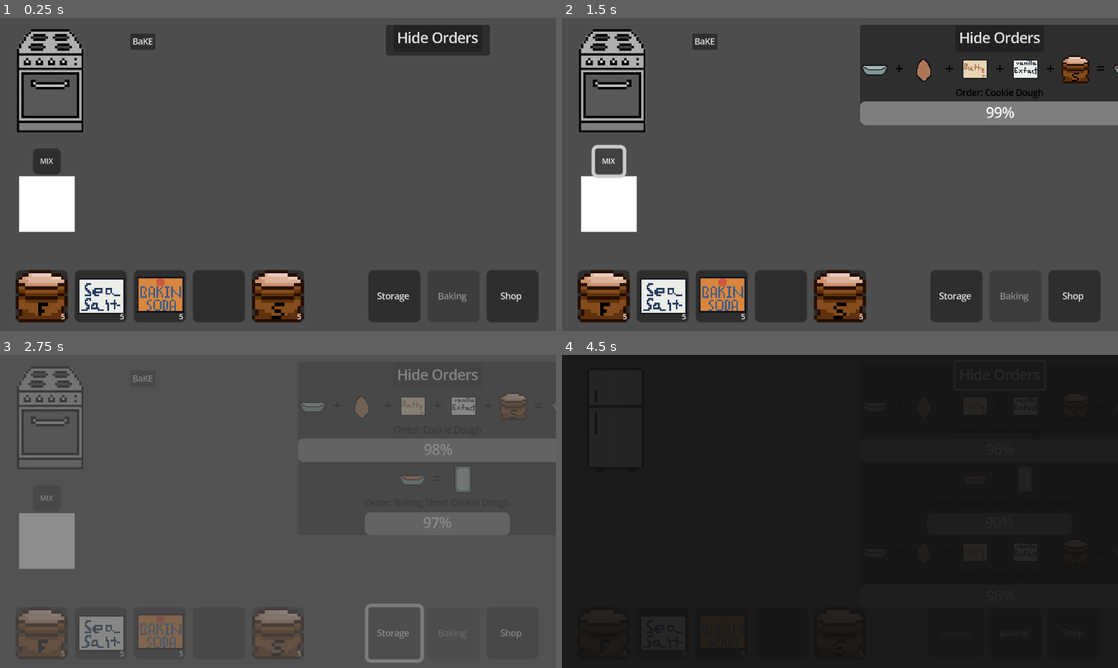
Above: before the commit, frames 1-4 (two rows, left to right).
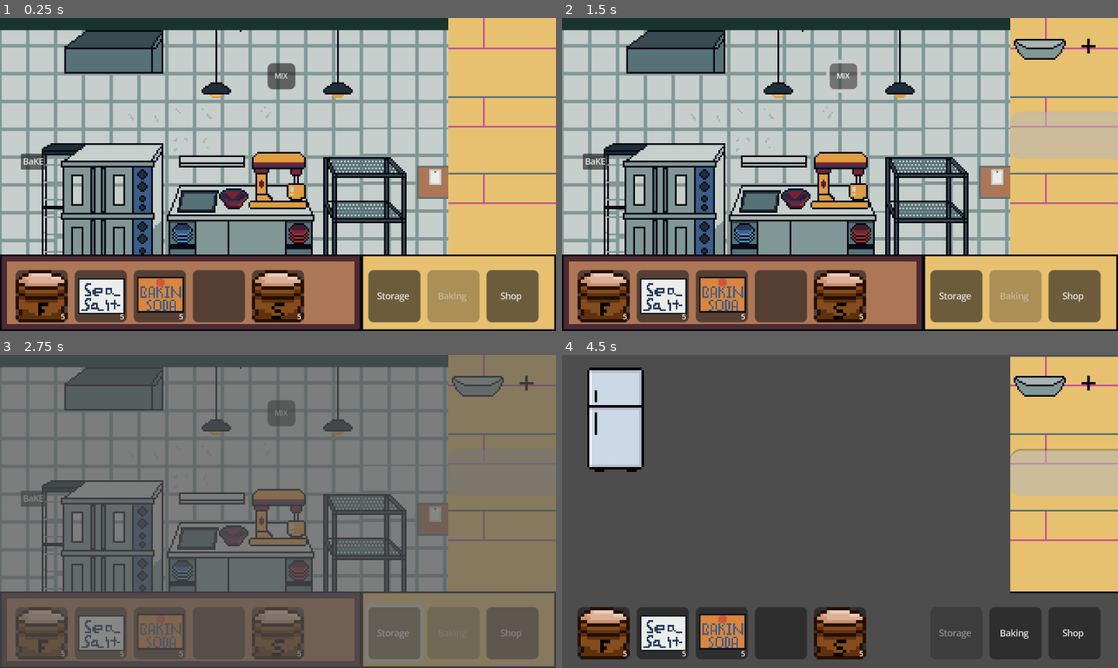
Above: after the commit, the same moments.

Repository: amusci/sweet-treat
Game: Godot game, scene res://Scenes/Areas/bakery_playground.tscn
Same seed, same stepped clock (60 frames per second), same inputs: the game is played once before the commit and once after it.
Inputs (mouse positions are in pixels of both pictures, inside the frame that each line leads up to):
- Up to frame 1 (0.25 s): no input
- Up to frame 2 (1.5 s): click "BaKE" at 0.5 s; click "MIX" at 1.25 s
- Up to frame 3 (2.75 s): click "Storage" at 2 s
- Up to frame 4 (4.5 s): click (1001, 376) at 2.75 s, where only the run before the commit has a clickable "Hide Orders"; click "Baking" at 3.5 s; click (1001, 376) at 4.25 s, where only the run before the commit has a clickable "Show Orders"

The runs differ from the first frame. In frame 1, 93% of the frame differs, in the area x 0-100%, y 0-100%; in frame 2, 93%; in frame 3, 66%; in frame 4, 92%.

Commit message:
WE ARE REDOING ALL OF THIS
Do not look

Diff:
--- a/Scenes/Areas/bakery_playground.tscn
+++ b/Scenes/Areas/bakery_playground.tscn
@@ -1,5 +1,6 @@
-[gd_scene load_steps=6 format=3 uid="uid://jrswjeeueyee"]
+[gd_scene load_steps=7 format=3 uid="uid://jrswjeeueyee"]
 
+[ext_resource type="Texture2D" uid="uid://b2x3xxvvj082m" path="res://Assets/Scenes/Baking_Scene_Background.png" id="1_iw7e6"]
 [ext_resource type="PackedScene" uid="uid://q1v1svbbga3m" path="res://Scenes/NonUpgradables/tablehotbar/hotbar.tscn" id="2_sqe8n"]
 [ext_resource type="PackedScene" uid="uid://b85a3mf75arf7" path="res://Scenes/Machines/mixing_station.tscn" id="3_ff7m2"]
 [ext_resource type="PackedScene" uid="uid://cgltvgu28fltw" path="res://Scenes/Machines/oven.tscn" id="3_gyj70"]
@@ -8,8 +9,25 @@
 
 [node name="BakeryPlayground" type="Node2D"]
 
+[node name="TextureRect" type="TextureRect" parent="."]
+z_index = -2
+offset_right = 320.0
+offset_bottom = 180.0
+size_flags_horizontal = 0
+size_flags_vertical = 0
+texture = ExtResource("1_iw7e6")
+
 [node name="Oven" parent="." instance=ExtResource("3_gyj70")]
-position = Vector2(28, 36)
+position = Vector2(56, 105)
+
+[node name="MixingStation" parent="." instance=ExtResource("3_ff7m2")]
+position = Vector2(162, 94)
+
+[node name="SceneButtons" parent="." instance=ExtResource("4_gf4qy")]
+offset_left = 212.0
+offset_top = 145.0
+offset_right = 310.0
+offset_bottom = 175.0
 
 [node name="Hotbar" parent="." instance=ExtResource("2_sqe8n")]
 anchors_preset = 0
@@ -22,18 +40,8 @@
 grow_horizontal = 1
 size_flags_vertical = 4
 
-[node name="MixingStation" parent="." instance=ExtResource("3_ff7m2")]
-position = Vector2(27, 107)
-
-[node name="SceneButtons" parent="." instance=ExtResource("4_gf4qy")]
-offset_left = 212.0
-offset_top = 145.0
-offset_right = 310.0
-offset_bottom = 175.0
-
 [node name="OrderContainer" parent="." instance=ExtResource("5_0sb6y")]
-offset_left = 218.0
-offset_top = 4.0
-offset_right = 354.0
-offset_bottom = 106.0
-scale = Vector2(0.5, 0.5)
+offset_left = 258.0
+offset_top = 1.0
+offset_right = 258.0
+offset_bottom = 1.0
--- a/Scenes/Areas/storage_playground.tscn
+++ b/Scenes/Areas/storage_playground.tscn
@@ -28,8 +28,7 @@
 position = Vector2(280, 50)
 
 [node name="OrderContainer" parent="." instance=ExtResource("5_fsijw")]
-offset_left = 218.0
-offset_top = 4.0
-offset_right = 354.0
-offset_bottom = 106.0
-scale = Vector2(0.5, 0.5)
+offset_left = 258.0
+offset_top = 1.0
+offset_right = 258.0
+offset_bottom = 1.0
--- a/Scenes/Machines/mixing_station.tscn
+++ b/Scenes/Machines/mixing_station.tscn
@@ -1,6 +1,5 @@
-[gd_scene load_steps=5 format=3 uid="uid://b85a3mf75arf7"]
+[gd_scene load_steps=4 format=3 uid="uid://b85a3mf75arf7"]
 
-[ext_resource type="Texture2D" uid="uid://cbp7qyiqpeatv" path="res://Assets/TempAssets/32x32.png" id="1_i1gg8"]
 [ext_resource type="Script" uid="uid://cr4tktpkntgep" path="res://Scripts/MachineClasses/MixingStation.gd" id="2_yfpn2"]
 [ext_resource type="PackedScene" uid="uid://dijx62bclshmv" path="res://Scenes/Machines/output_slot.tscn" id="3_eop8k"]
 
@@ -10,23 +9,20 @@
 [node name="MixingArea" type="Area2D"]
 script = ExtResource("2_yfpn2")
 
-[node name="Sprite2D" type="Sprite2D" parent="."]
-texture = ExtResource("1_i1gg8")
-
 [node name="CollisionShape2D" type="CollisionShape2D" parent="."]
 shape = SubResource("RectangleShape2D_m4321")
 
 [node name="OutputSlot" parent="." instance=ExtResource("3_eop8k")]
-offset_left = 33.0
-offset_top = -16.0
-offset_right = 63.0
-offset_bottom = 14.0
+offset_left = -16.0
+offset_top = -46.0
+offset_right = 14.0
+offset_bottom = -16.0
 
 [node name="Button" type="Button" parent="."]
 offset_left = -8.0
-offset_top = -32.0
+offset_top = -68.0
 offset_right = 8.0
-offset_bottom = -17.0
+offset_bottom = -53.0
 theme_override_font_sizes/font_size = 4
 text = "MIX"
 
--- a/Scenes/Machines/oven.tscn
+++ b/Scenes/Machines/oven.tscn
@@ -1,33 +1,28 @@
-[gd_scene load_steps=5 format=3 uid="uid://cgltvgu28fltw"]
+[gd_scene load_steps=4 format=3 uid="uid://cgltvgu28fltw"]
 
 [ext_resource type="Script" uid="uid://cockt13kkpoqn" path="res://Scripts/MachineClasses/Oven.gd" id="1_wbqh4"]
-[ext_resource type="Texture2D" uid="uid://cjnorlh67a2tn" path="res://Assets/TempAssets/ovenTemp.png" id="1_x1j6l"]
 [ext_resource type="PackedScene" uid="uid://dijx62bclshmv" path="res://Scenes/Machines/output_slot.tscn" id="3_pokic"]
 
 [sub_resource type="RectangleShape2D" id="RectangleShape2D_5vh13"]
-size = Vector2(42, 62)
+size = Vector2(58, 62)
 
 [node name="Oven" type="Area2D"]
 script = ExtResource("1_wbqh4")
 
-[node name="Sprite2D" type="Sprite2D" parent="."]
-scale = Vector2(0.3, 0.3)
-texture = ExtResource("1_x1j6l")
-
 [node name="CollisionShape2D" type="CollisionShape2D" parent="."]
-position = Vector2(1, -1)
+position = Vector2(9, -1)
 shape = SubResource("RectangleShape2D_5vh13")
 
 [node name="OutputSlot" parent="." instance=ExtResource("3_pokic")]
-offset_left = 39.0
-offset_top = -13.0
-offset_right = 69.0
-offset_bottom = 17.0
+offset_left = -52.0
+offset_top = -15.0
+offset_right = -22.0
+offset_bottom = 15.0
 
 [node name="Button" type="Button" parent="."]
-offset_left = 47.0
+offset_left = -44.0
 offset_top = -27.0
-offset_right = 95.0
+offset_right = 4.0
 offset_bottom = 4.0
 scale = Vector2(0.3, 0.3)
 text = "BaKE"
--- a/Scenes/Orders/OrderContainer.tscn
+++ b/Scenes/Orders/OrderContainer.tscn
@@ -1,42 +1,27 @@
-[gd_scene load_steps=3 format=3 uid="uid://bqekke6vc13d1"]
+[gd_scene load_steps=4 format=3 uid="uid://bqekke6vc13d1"]
 
-[ext_resource type="PackedScene" uid="uid://c0xh2jlxgkwvv" path="res://Scenes/Orders/Order.tscn" id="1_bvury"]
+[ext_resource type="Texture2D" uid="uid://b1d5mv0ylx62x" path="res://Assets/TempAssets/ordercontainertest.png" id="1_bvury"]
 [ext_resource type="Script" uid="uid://dvuv40ewirygo" path="res://Scenes/Orders/order_container.gd" id="2_tuw3p"]
+[ext_resource type="PackedScene" uid="uid://c0xh2jlxgkwvv" path="res://Scenes/Orders/Order.tscn" id="3_tuw3p"]
 
 [node name="OrderContainer" type="Control"]
 layout_mode = 3
-anchors_preset = 15
-anchor_right = 1.0
-anchor_bottom = 1.0
-grow_horizontal = 2
-grow_vertical = 2
-size_flags_horizontal = 4
-size_flags_vertical = 4
+anchors_preset = 0
+size_flags_horizontal = 0
 
-[node name="PanelContainer" type="PanelContainer" parent="."]
+[node name="TextureRect" type="TextureRect" parent="."]
 layout_mode = 1
 anchors_preset = 5
 anchor_left = 0.5
 anchor_right = 0.5
-offset_left = -60.0
-offset_right = 60.0
-offset_bottom = 35.0
+offset_right = 62.0
+offset_bottom = 136.0
 grow_horizontal = 2
+texture = ExtResource("1_bvury")
 
-[node name="MarginContainer" type="MarginContainer" parent="PanelContainer"]
-layout_mode = 2
-
-[node name="VBoxContainer" type="VBoxContainer" parent="PanelContainer/MarginContainer"]
-layout_mode = 2
+[node name="OrdersContainer" type="VBoxContainer" parent="."]
+layout_mode = 0
+offset_right = 62.0
+offset_bottom = 135.0
 script = ExtResource("2_tuw3p")
-order_scene = ExtResource("1_bvury")
-
-[node name="ToggleButton" type="Button" parent="PanelContainer/MarginContainer/VBoxContainer"]
-layout_mode = 2
-size_flags_horizontal = 4
-text = "Hide Orders ▲"
-
-[node name="OrdersContainer" type="VBoxContainer" parent="PanelContainer/MarginContainer/VBoxContainer"]
-layout_mode = 2
-
-[connection signal="pressed" from="PanelContainer/MarginContainer/VBoxContainer/ToggleButton" to="PanelContainer/MarginContainer/VBoxContainer" method="_on_toggle_button_pressed"]
+order_scene = ExtResource("3_tuw3p")
--- a/Scenes/Orders/order_container.gd
+++ b/Scenes/Orders/order_container.gd
@@ -1,37 +1,22 @@
 # order_container.gd
 extends VBoxContainer
+
 ###TODO: UI is hell
+
 @export var order_scene: PackedScene
-var toggle_button: Button
 var orders_container: VBoxContainer
-var is_minimized = false
 var order_instances: Dictionary = {}  # Track order instances by order_id instead of order_data
 
-# Persist through scenes
-static var persistent_order_state = false
-
 func _ready():
-	# Get references to child nodes
-	toggle_button = get_node("ToggleButton")
-	orders_container = get_node("OrdersContainer")
-
-	# Restore the minimized state from the static variable
-	is_minimized = persistent_order_state
+	# Get reference to self since this script IS the VBoxContainer
+	orders_container = self
 
 	# Connect signals from OrderManager
 	OrderManager.order_added.connect(_on_order_added)
 	OrderManager.order_removed.connect(_on_order_removed)
 
-	# Connect the toggle button - make sure this happens
-	if toggle_button:
-		if not toggle_button.pressed.is_connected(_on_toggle_button_pressed):
-			toggle_button.pressed.connect(_on_toggle_button_pressed)
-
 	# Restore existing orders when returning to this scene
 	restore_existing_orders()
-
-	# Apply the minimized state AFTER everything is set up
-	call_deferred("apply_button_state")
 
 func restore_existing_orders():
 	# Clear any existing UI elements first
@@ -75,35 +60,3 @@
 		order_instances.erase(order_data.id)
 		if is_instance_valid(order_instance):
 			order_instance.queue_free()
-
-func _on_toggle_button_pressed():
-	if is_minimized:
-		maximize_orders()
-	else:
-		minimize_orders()
-
-func apply_button_state():
-	# Force apply the correct state after everything is loaded
-	print("Applying minimized state: ", is_minimized)  # Debug print
-	if is_minimized:
-		minimize_orders()
-	else:
-		maximize_orders()
-
-func minimize_orders():
-	# Minimize order functionality
-	if orders_container:
-		orders_container.visible = false
-		if toggle_button:
-			toggle_button.text = "Show Orders"
-		is_minimized = true
-		persistent_order_state = true
-
-func maximize_orders():
-	# Maximize order functionality
-	if orders_container:
-		orders_container.visible = true
-		if toggle_button:
-			toggle_button.text = "Hide Orders"
-		is_minimized = false
-		persistent_order_state = false
Binary file added: Assets/Scenes/Baking_Scene_Background.png
Not shown, added: Assets/Scenes/Baking_Scene_Background.png.import
Binary file added: Assets/TempAssets/ordercontainertest.png
Not shown, added: Assets/TempAssets/ordercontainertest.png.import
